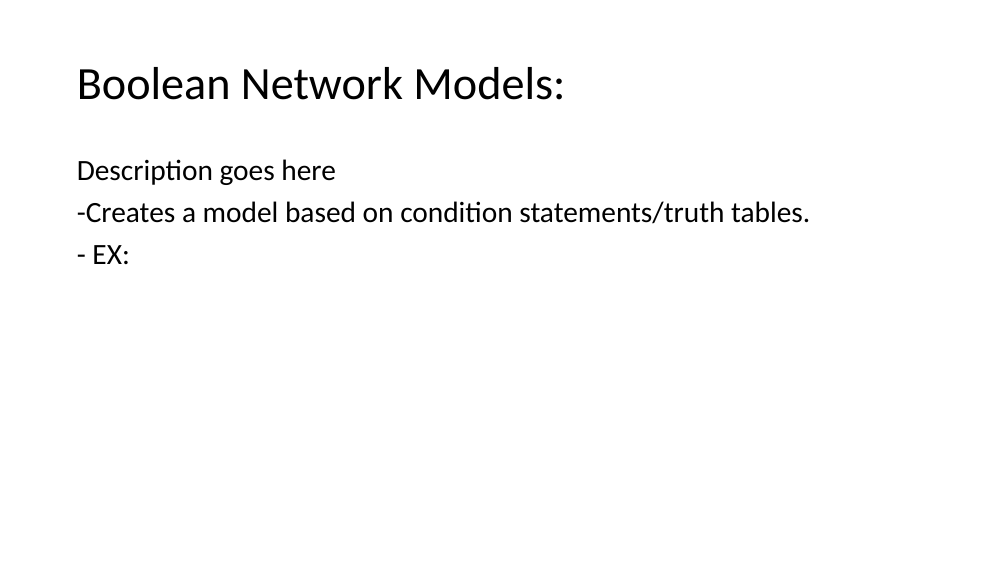
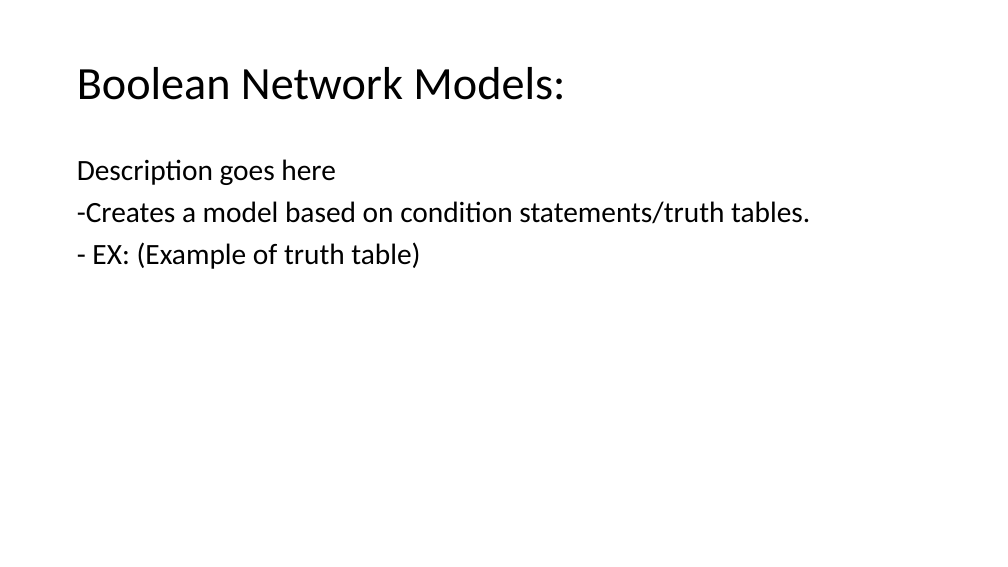
Before and after one commit to saleisha57/Bioinformatics_Final, a slide deck: slide 2 of Bioinformatics Project Slides.pptx. Drawn at 1008x567 pixels with LibreOffice and Linux fonts; fonts in the diff are those of the drawing. Boxes give left, top, right and bottom in pixels: in the first picture for what was removed or moved away, otherwise in the second. Text is boxed around its words. In the diff, an @@ line names an element or a change of style, - is before the commit and + after.

Commit message:
PowerPoint Slides for Presentation
Updated slides. Will be adding more information, and need to add the images of tables and graphs from the project. I will also type up a paper regarding the information that we will talk about during our meeting today..

```diff
--- a/Bioinformatics Project Slides.pptx
+++ b/Bioinformatics Project Slides.pptx
@@ text at (92, 242, 420, 269): text changed @@
-- EX:
+- EX: (Example of truth table)
```
Also in this commit, not shown: 2 other slides changed.
